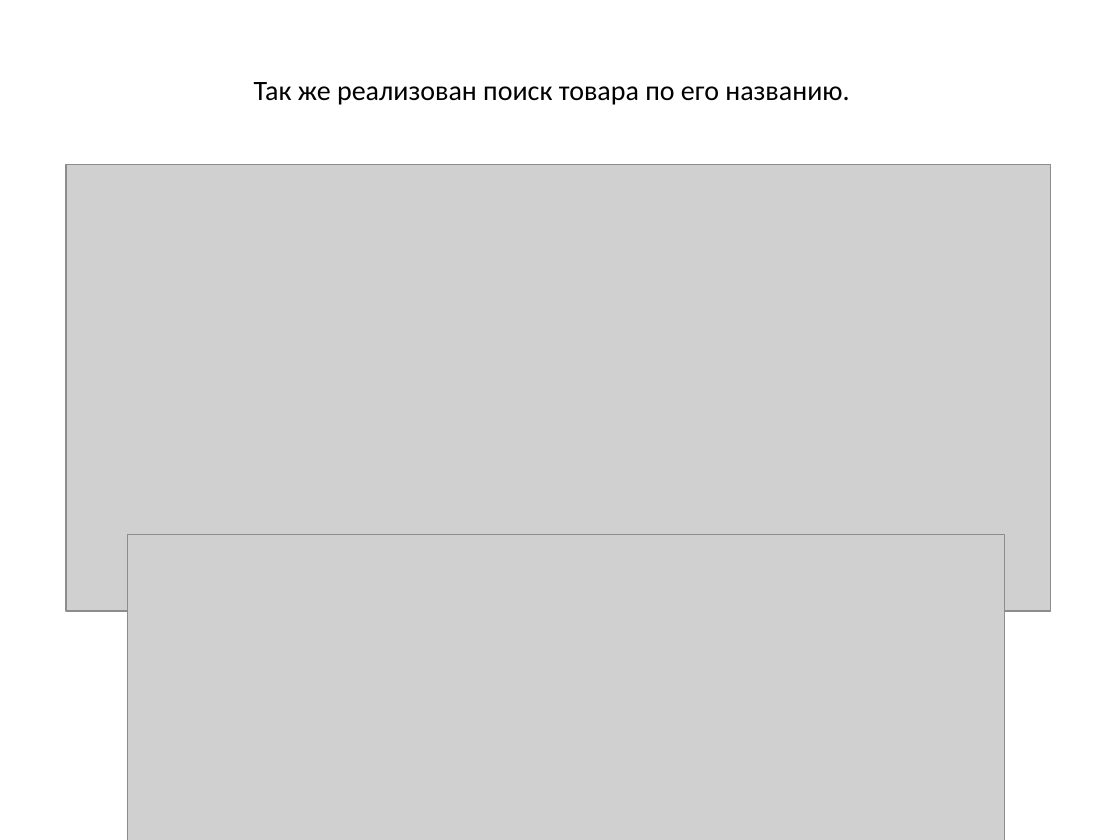
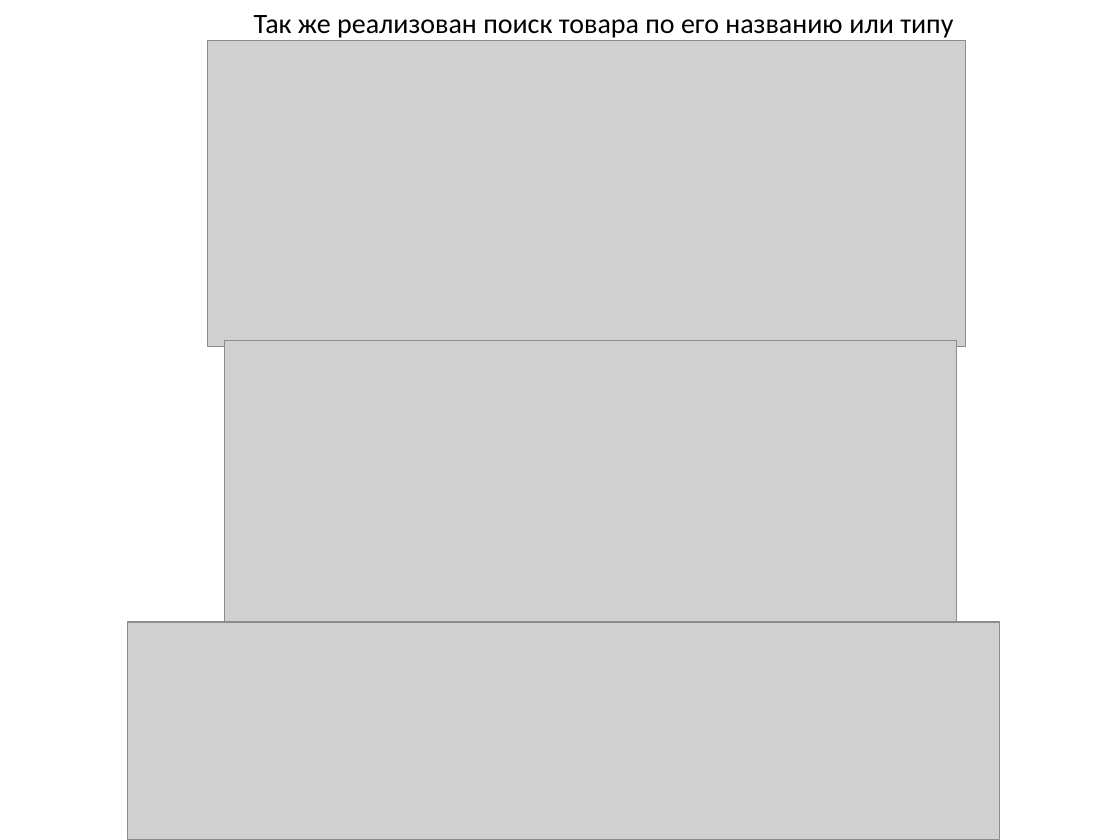
Before and after one commit to Likogeles/OnlineShop, a slide deck: slide 6 of OnlineShop.pptx (slide 5 before the commit). Drawn at 1120x840 pixels with LibreOffice and Linux fonts; fonts in the diff are those of the drawing; grey boxes stand for pictures. Boxes give left, top, right and bottom in pixels: in the first picture for what was removed or moved away, otherwise in the second. Text is boxed around its words. In the diff, an @@ line names an element or a change of style, - is before the commit and + after.

```diff
--- a/OnlineShop.pptx
+++ b/OnlineShop.pptx
@@ text at (254, 15, 953, 38): text changed @@
-Так же реализован поиск товара по его названию.
+Так же реализован поиск товара по его названию или типу
@@ picture added at (207, 40, 965, 346) @@
@@ picture removed at (66, 165, 1051, 612) @@
@@ picture added at (225, 340, 958, 627) @@
@@ picture: place and size @@
-picture at (128, 534, 1005, 840)
+picture at (128, 622, 999, 840)
```
Also in this commit, not shown: 1 other slide changed, 1 slide added, 12 other files.
